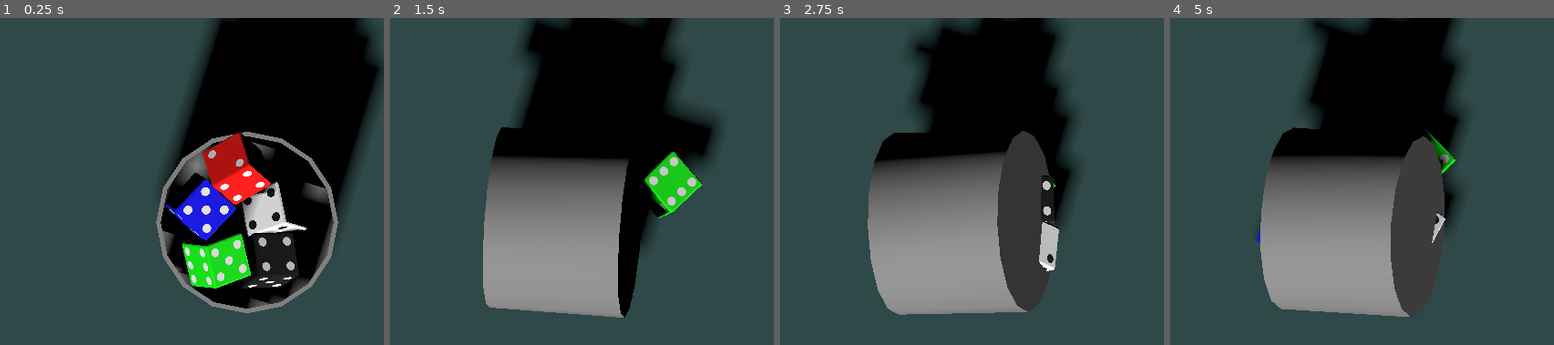
Above: before the commit, frames 1-4 (left to right).
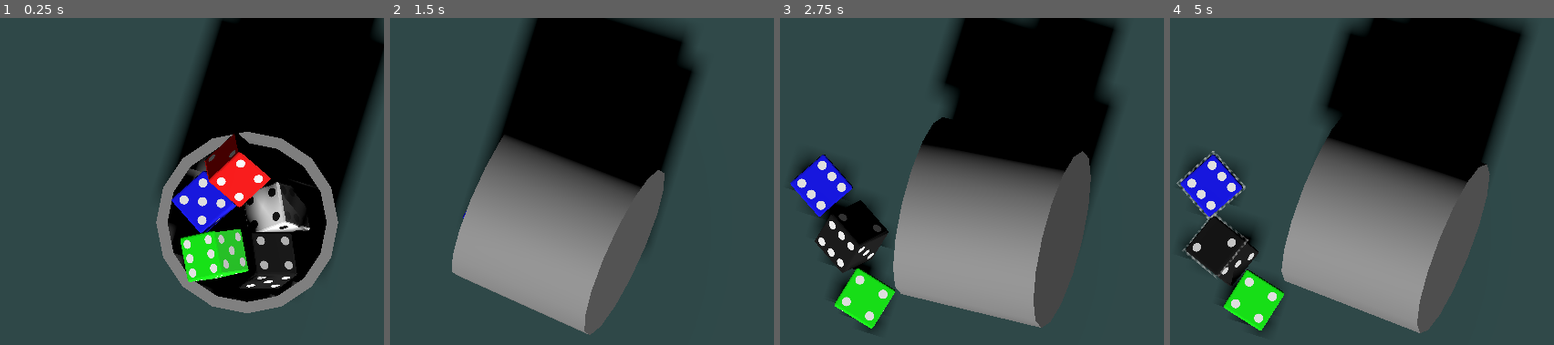
Above: after the commit, the same moments.

Repository: SangHyung-Jung/ColorDiceRollGame
Game: Godot game, scene res://placeholder.tscn
The game is run twice, just before and just after one commit, with the same random seed, the same clock (stepped at 60 frames per second) and the same inputs.
Inputs (mouse positions are in pixels of both pictures, inside the frame that each line leads up to):
- Up to frame 1 (0.25 s): no input
- Up to frame 2 (1.5 s): move the mouse to (570, 201) at 0.52 s; click (570, 201) at 0.67 s; move the mouse to (outside the picture) at 1.27 s; click (outside the picture) at 1.42 s
- Up to frame 3 (2.75 s): move the mouse to (872, 132) at 2.02 s; click (872, 132) at 2.17 s
- Up to frame 4 (5 s): move the mouse to (outside the picture) at 2.77 s; click (outside the picture) at 2.92 s; move the mouse to (1408, 282) at 3.52 s; click (1408, 282) at 3.67 s; move the mouse to (outside the picture) at 4.27 s; click (outside the picture) at 4.42 s

The runs differ from the first frame. In frame 1, 9.7% of the frame differs, in the area x 41-100%, y 0-89%; in frame 2, 15%; in frame 3, 27%; in frame 4, 31%, in the area x 1-94%, y 0-97%.

Commit message:
optimize cup

Diff:
--- a/cup.gd
+++ b/cup.gd
@@ -27,8 +27,8 @@
 
 	# 무한 루프 트윈 설정
 	shake_tween.tween_callback(func():
-		var random_pos_offset = Vector3(randf_range(-1.0, 1.0), randf_range(0.2, 0.8), randf_range(-1.0, 1.0))
-		var random_rot_offset = Vector3(randf_range(-25, 25), randf_range(-90, 90), randf_range(-25, 25))
+		var random_pos_offset = Vector3(randf_range(-1.5, 1.5), randf_range(0.3, 1.0), randf_range(-1.5, 1.5))
+		var random_rot_offset = Vector3(randf_range(-40, 40), randf_range(-180, 180), randf_range(-40, 40))
 
 		var move_tween = get_tree().create_tween()
 		move_tween.parallel().tween_property(self, "global_position", initial_position + random_pos_offset, duration_per_shake)
@@ -57,15 +57,15 @@
 # 컵을 쏟는 함수 (단순하고 강력하게 수정)
 func pour() -> void:
 	var tween = create_tween().set_trans(Tween.TRANS_CUBIC).set_ease(Tween.EASE_IN_OUT)
-	var pour_duration = 0.5 # 쏟는 시간 대폭 단축 (매우 빠르게)
+	var pour_duration = 0.5 # 기울기 및 Y축 회전 시간
+	var snap_x_duration = 0.6 # X축 스냅 이동 시간 (더 느리게)
 
 	# Z축을 기준으로 컵을 매우 깊게 기울여 확실히 쏟음
 	tween.tween_property(self, "rotation_degrees:z", initial_rotation.z + 130, pour_duration)
-	# 약간 안쪽을 보도록 Y축을 살짝 회전
-	#tween.parallel().tween_property(self, "rotation_degrees:y", initial_rotation.y, pour_duration)
-	# 동시에, 왼쪽으로 짧고 빠르게 이동하여 '스냅' 효과를 줌
-	# 동시에, 왼쪽으로 짧고 빠르게 이동하여 '스냅' 효과를 줌
-	tween.parallel().tween_property(self, "global_position:x", initial_position.x - 5, pour_duration)
+	# 약간 안쪽을 보도록 Y축을 살짝 회전 (다시 활성화)
+	tween.parallel().tween_property(self, "rotation_degrees:y", initial_rotation.y - 20, pour_duration)
+	# 동시에, 왼쪽으로 짧고 빠르게 이동하여 '스냅' 효과를 줌 (시간 조정)
+	tween.parallel().tween_property(self, "global_position:x", initial_position.x - 5, snap_x_duration)
 
 	# 쏟는 애니메이션이 끝날 때까지 대기
 	await tween.finished
--- a/cup.tscn
+++ b/cup.tscn
@@ -11,12 +11,12 @@
 
 [node name="Outer" type="CSGCylinder3D" parent="Visuals"]
 radius = 4.0
-height = 6.0
+height = 6.5
 sides = 16
 
 [node name="Inner" type="CSGCylinder3D" parent="Visuals"]
-transform = Transform3D(1, 0, 0, 0, 1, 0, 0, 0, 1, 0, 0.2, 0)
+transform = Transform3D(1, 0, 0, 0, 1, 0, 0, 0, 1, 0, 1, 0)
 operation = 2
-radius = 3.8
-height = 6.0
+radius = 3.5
+height = 6.5
 sides = 16
